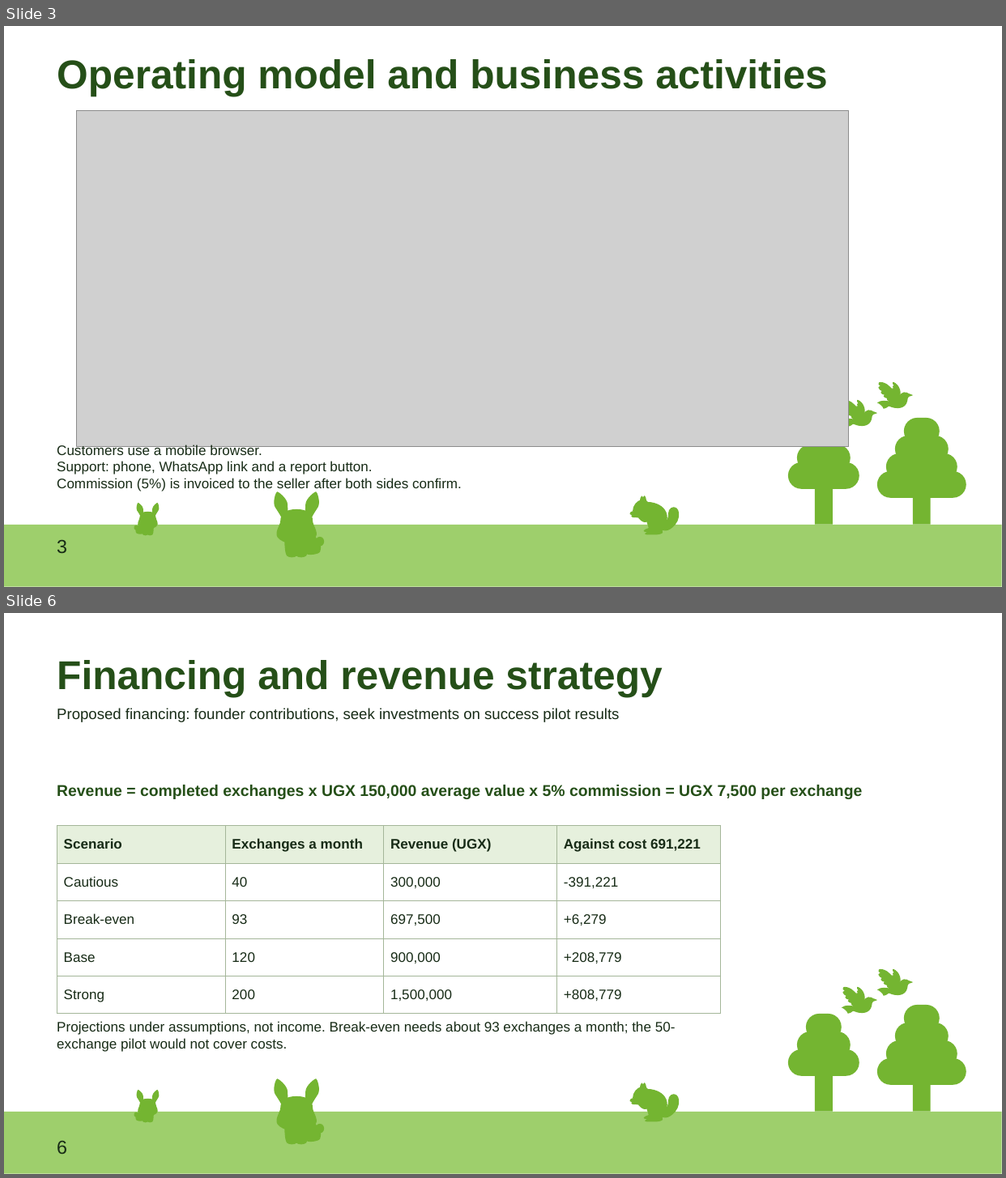
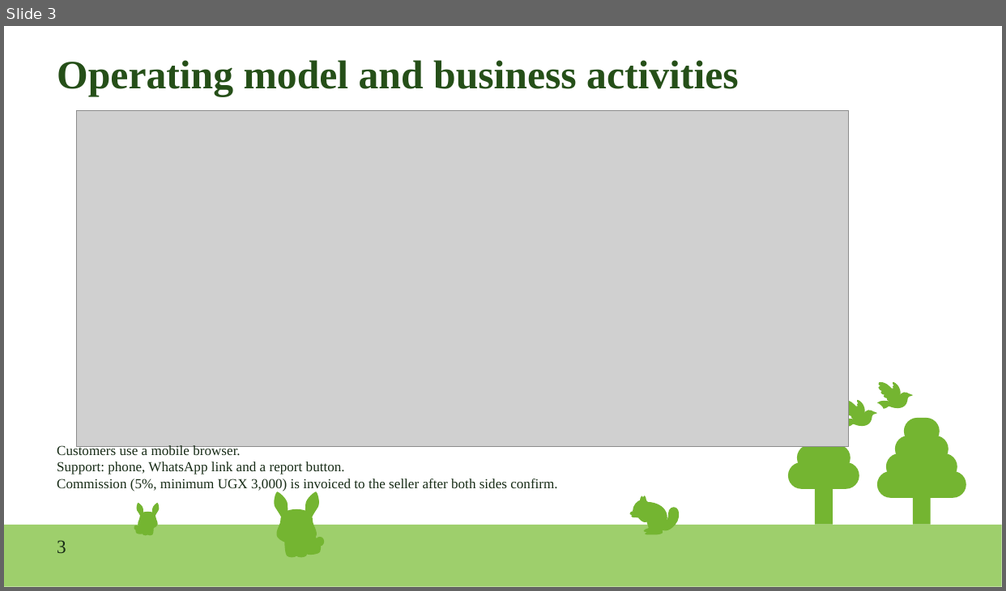
Before and after one commit to ejr-arch/jengaConnect, a slide deck: docs/week3/IST2106_Group06_Phase3_JengaConnect_Venture_Plan.pptx. Shown one above the other, each under a label of ours: slides 3 and 6 before the commit, slide 3 after it; the slides between them are not shown. The pictures are 1006x1178 and 1006x591 pixels, drawn with LibreOffice and Linux fonts; fonts in the diff are those of the drawing; grey boxes stand for pictures. Boxes give left, top, right and bottom in pixels: in the first picture for what was removed or moved away, otherwise in the second. Text is boxed around its words. In the diff, an @@ line names an element or a change of style, - is before the commit and + after.

```diff
--- a/docs/week3/IST2106_Group06_Phase3_JengaConnect_Venture_Plan.pptx
+++ b/docs/week3/IST2106_Group06_Phase3_JengaConnect_Venture_Plan.pptx
@@ slide 6 removed at (4,613,1002,1174), background #FFFFFF; not listed: 87 template elements that a slide beside it also shows @@
@@ text removed at (57,660,662,697) @@
-Financing and revenue strategy
@@ text removed at (57,708,620,722) @@
-Proposed financing: founder contributions, seek investments on success pilot results
@@ text removed at (57,785,862,799) @@
-Revenue = completed exchanges x UGX 150,000 average value x 5% commission = UGX 7,500 per exchange
@@ table removed at (57,826,719,1014), 5 rows, 4 columns @@
-Scenario | Exchanges a month | Revenue (UGX) | Against cost 691,221
-Cautious | 40 | 300,000 | -391,221
-Break-even | 93 | 697,500 | +6,279
-Base | 120 | 900,000 | +208,779
-Strong | 200 | 1,500,000 | +808,779
@@ text removed at (57,1021,675,1052) @@
-Projections under assumptions, not income. Break-even needs about 93 exchanges a month; the 50-exchange pilot would not cover costs.
@@ text removed at (57,1141,67,1154) @@
-6
@@ slide 3 changed as well @@
@@ text "Operating model and business activities" at (57,60,738,96): font Arial to Times New Roman @@
@@ text at (57,444,345,475): font Arial to Times New Roman in "Customers use a mobile browser.", "Support: phone, WhatsApp link and a report ..." @@
@@ text at (57,479,557,492): text changed; font Arial to Times New Roman @@
-Commission (5%) is invoiced to the seller after both sides confirm.
+Commission (5%, minimum UGX 3,000) is invoiced to the seller after both sides confirm.
@@ text "3" at (57,540,66,553): font Arial to Times New Roman @@
```
Also in this commit, not shown: 8 other slides changed, 1 slide added, 17 other files.
